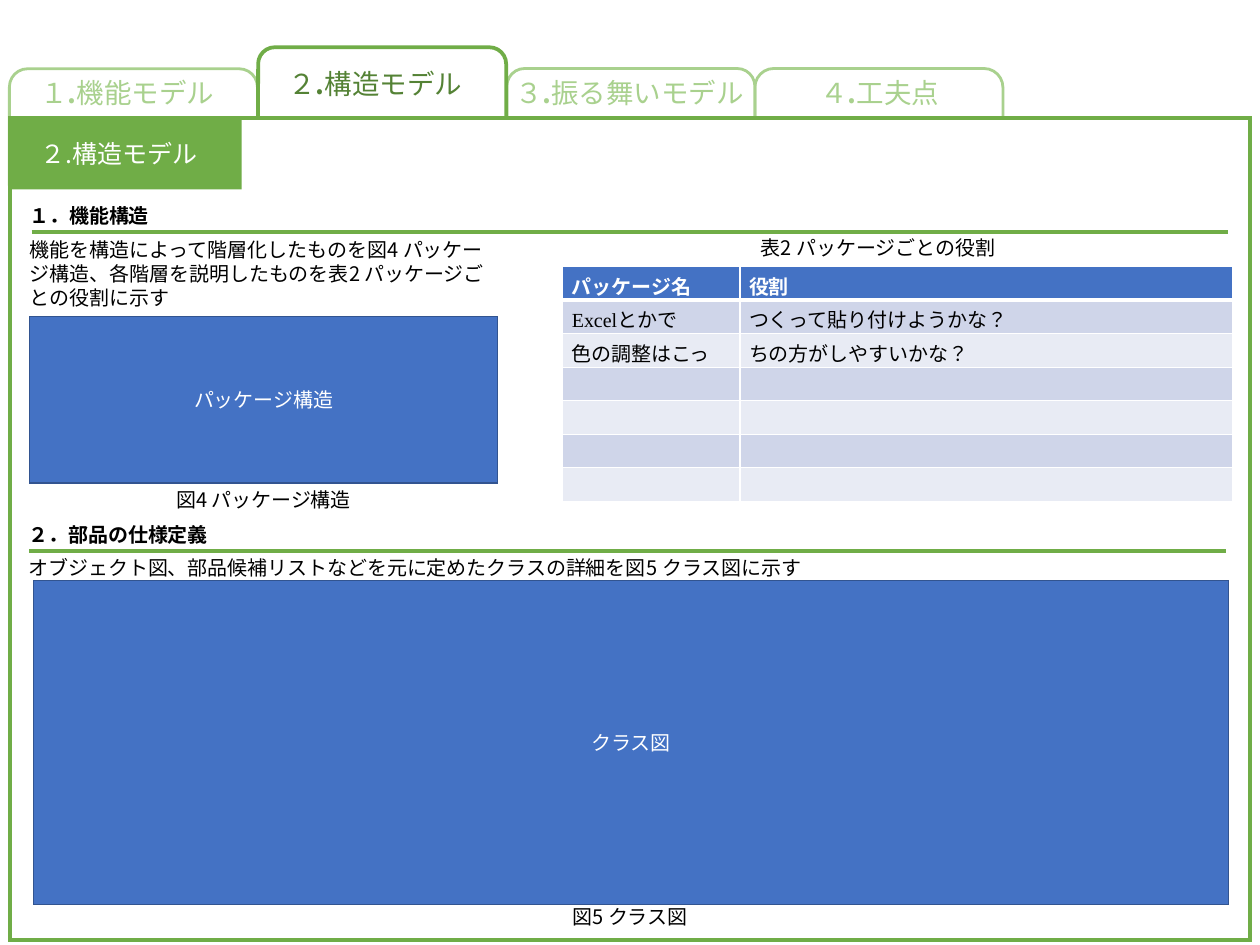
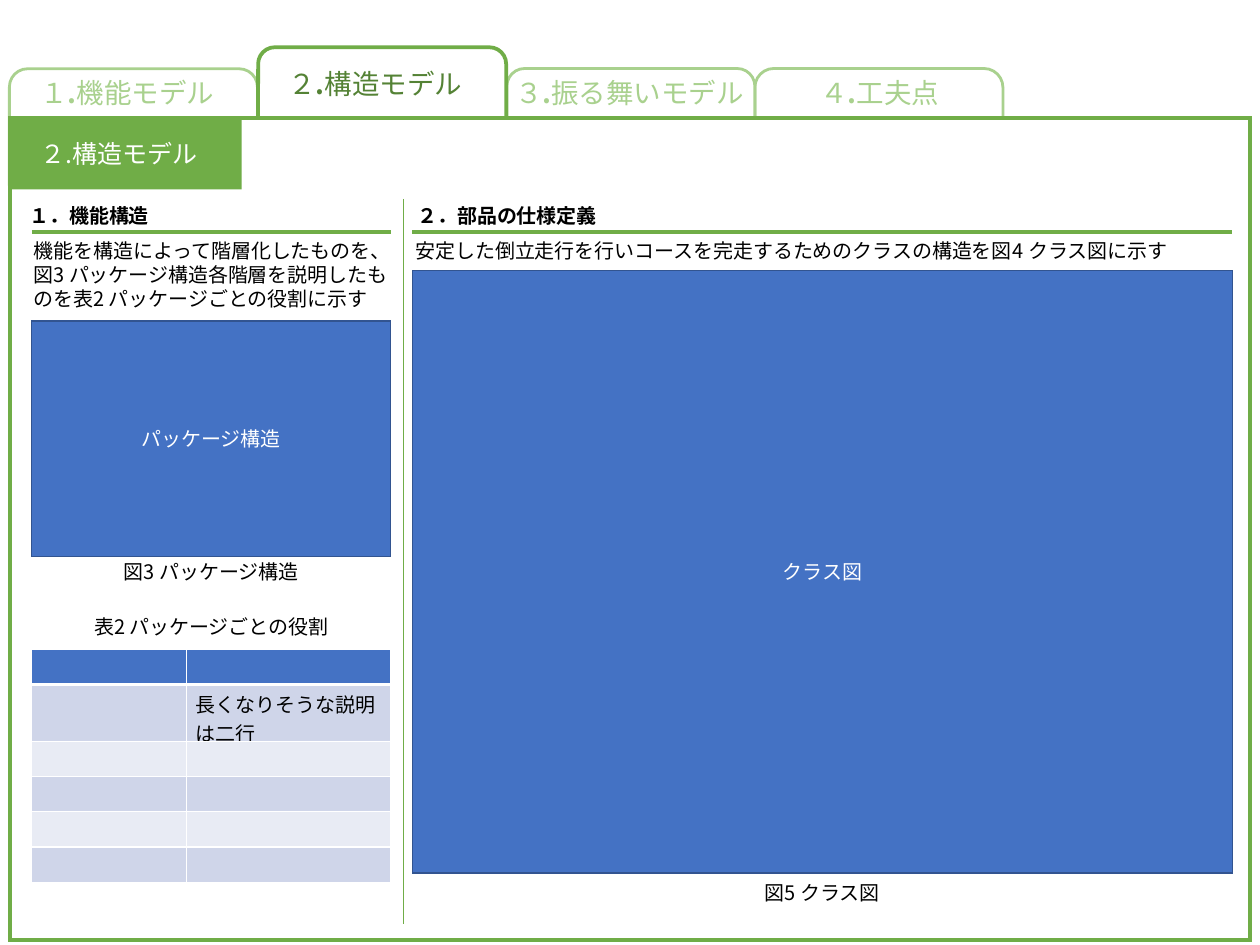
Before and after one commit to akita-lab-2019/model, a slide deck: slide 3 of model_file_template_primary.pptx. Drawn at 1260x945 pixels with LibreOffice and Linux fonts; fonts in the diff are those of the drawing. Boxes give left, top, right and bottom in pixels: in the first picture for what was removed or moved away, otherwise in the second. Text is boxed around its words. In the diff, an @@ line names an element or a change of style, - is before the commit and + after.

Commit message:
機能、構造のページの編集

```diff
--- a/model_file_template_primary.pptx
+++ b/model_file_template_primary.pptx
@@ line added from (403, 199) to (403, 923), #70AD47 1 pt @@
@@ text "２．部品の仕様定義" moved from (x1=28, y1=525, x2=207, y2=544) to (x1=417, y1=206, x2=596, y2=225) @@
@@ line removed from (31, 232) to (1228, 232) @@
@@ line added from (31, 232) to (391, 232), #70AD47 3 pt @@
@@ line moved from (30, 551) - (1227, 551) to (412, 232) - (1232, 232) @@
@@ text at (x1=34, y1=241, x2=391, y2=308): text changed @@
-機能を構造によって階層化したものを図4 パッケージ構造、各階層を説明したものを表2 パッケージごとの役割に示す
+機能を構造によって階層化したものを、図3 パッケージ構造各階層を説明したものを表2 パッケージごとの役割に示す
@@ text at (x1=415, y1=241, x2=1167, y2=260): text changed @@
-オブジェクト図、部品候補リストなどを元に定めたクラスの詳細を図5 クラス図に示す
+安定した倒立走行を行いコースを完走するためのクラスの構造を図4 クラス図に示す
@@ rectangle "クラス図" resized from (x1=33, y1=580, x2=1228, y2=905) to (x1=412, y1=270, x2=1232, y2=873) @@
@@ rectangle "パッケージ構造" resized from (x1=30, y1=316, x2=499, y2=482) to (x1=31, y1=321, x2=391, y2=557) @@
@@ text at (x1=124, y1=562, x2=298, y2=581): text changed @@
-図4 パッケージ構造
+図3 パッケージ構造
@@ text "表2 パッケージごとの役割" moved from (x1=761, y1=238, x2=995, y2=257) to (x1=94, y1=617, x2=329, y2=636) @@
@@ table at (x1=31, y1=650, x2=391, y2=893) @@
-row 1: パッケージ名 | 役割
-row 2: Excelとかで | つくって貼り付けようかな？
-row 3: 色の調整はこっ | ちの方がしやすいかな？
+row 1:  | 
+row 2:  | 長くなりそうな説明は二行
@@ table resized from (x1=562, y1=266, x2=1232, y2=518) to (x1=31, y1=650, x2=391, y2=893) @@
@@ text "図5 クラス図" rewrapped from (x1=573, y1=903, x2=687, y2=926) to (x1=765, y1=884, x2=879, y2=902) @@
```
Also in this commit, not shown: 1 other slide changed.
